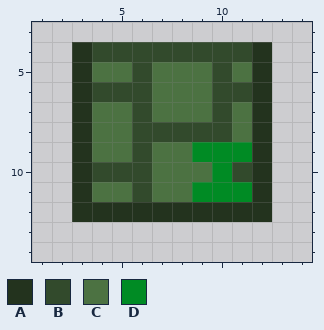
Two versions of one pixel-art sprite, branches/Grafics_Under_Development/madtulip/materials/racial/glitch/madtulip_glitch_detail_icon.png. This is how it looked before the edit.
The file is 16x16 pixels. Shown: x 1..14, y 3..14.
Palette (. is transparent): A #23331e  B #324a2c  C #4c7242  D #008b24
Pixels before, first column x 3:
 4 ABBBBBBBBA
 5 ACCBCCCBCA
 6 ABBBCCCBBA
 7 ACCBCCCBCA
 8 ACCBBBBBCA
 9 ACCBCCDDDA
10 ABBBCCCDBA
11 ACCBCCDDDA
12 AAAAAAAAAA
Now the later version:
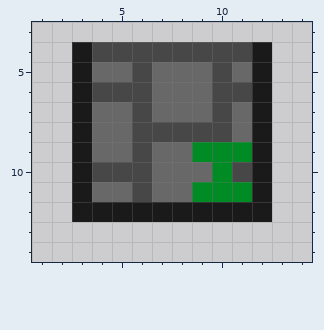
Edits made:
colour A: #23331e -> #191a19
colour B: #324a2c -> #474747
colour C: #4c7242 -> #686868
Where, in picture pixels (left, top, right, bottom), the same in both pictures:
changed: (72, 42, 272, 222)
